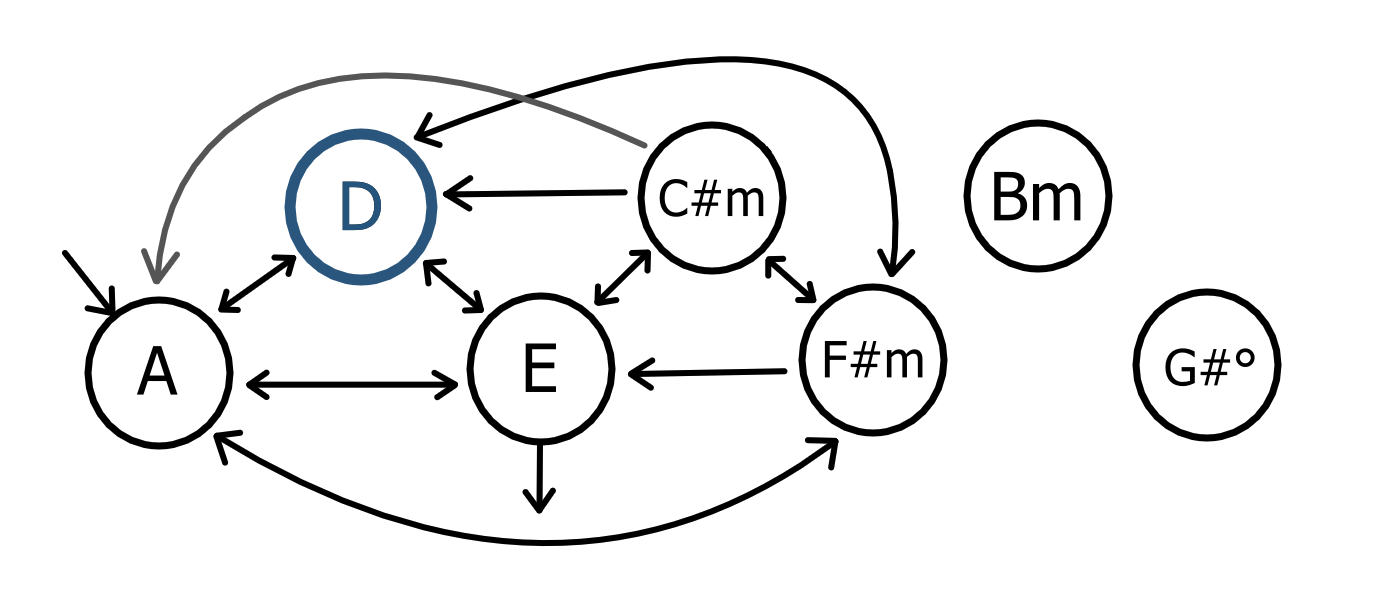
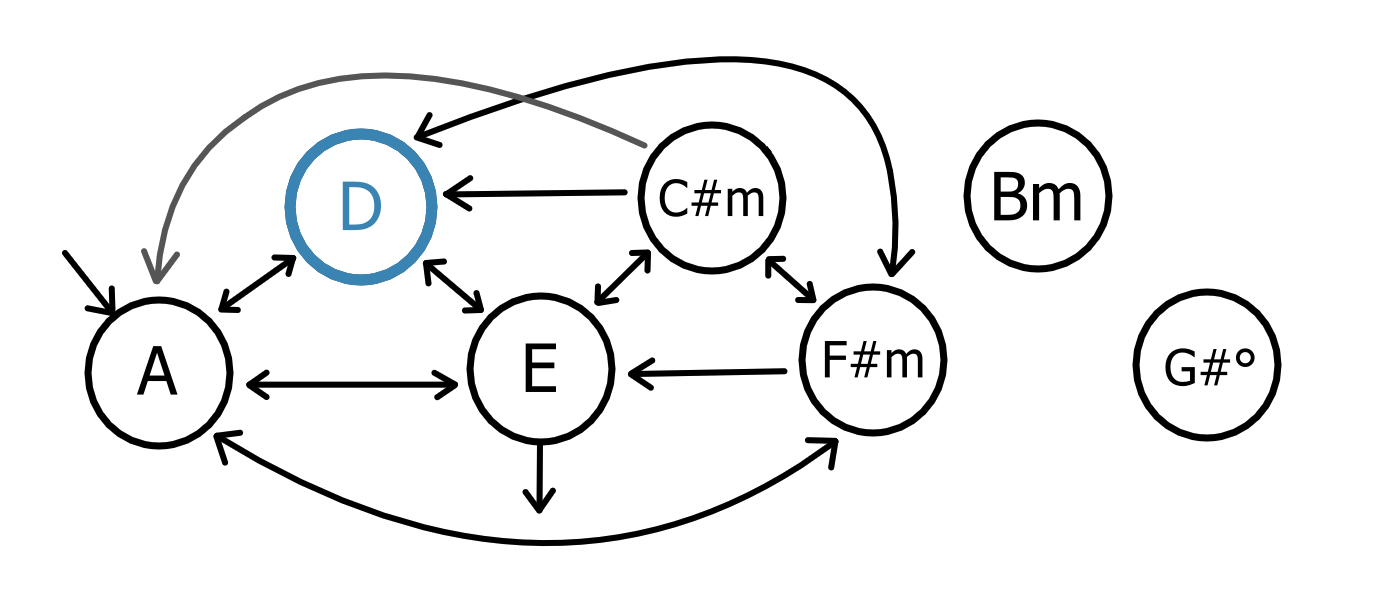
Two versions of the same layered image (1400×600). Layer-by-layer changes:
painted on "Ring" (5th of 7, in "3" › "Unselected") over [left=384, top=248, right=426, bottom=282]
painted on "Paint Layer 2" (6th of 7, in "2" › "Selected") over [left=284, top=128, right=438, bottom=286]
hid group "Unselected" (6th of 7, in "2") (2 layers) over [left=284, top=128, right=438, bottom=286]
painted on "Paint Layer 3" over [left=284, top=128, right=438, bottom=286]
